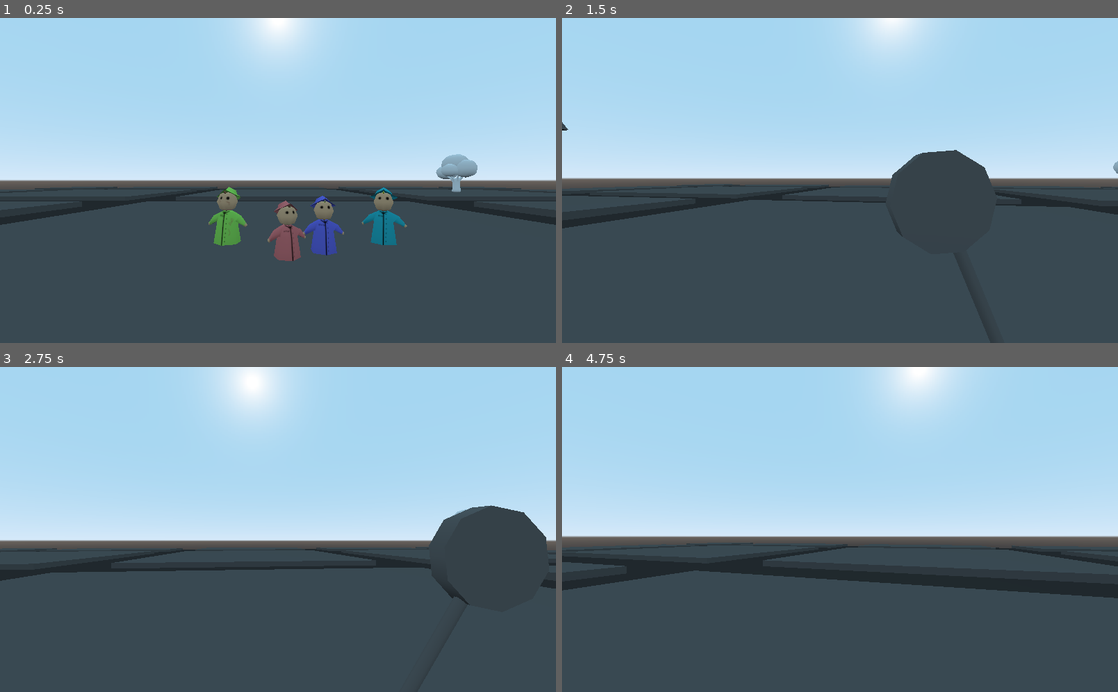
Above: before the commit, frames 1-4 (two rows, left to right).
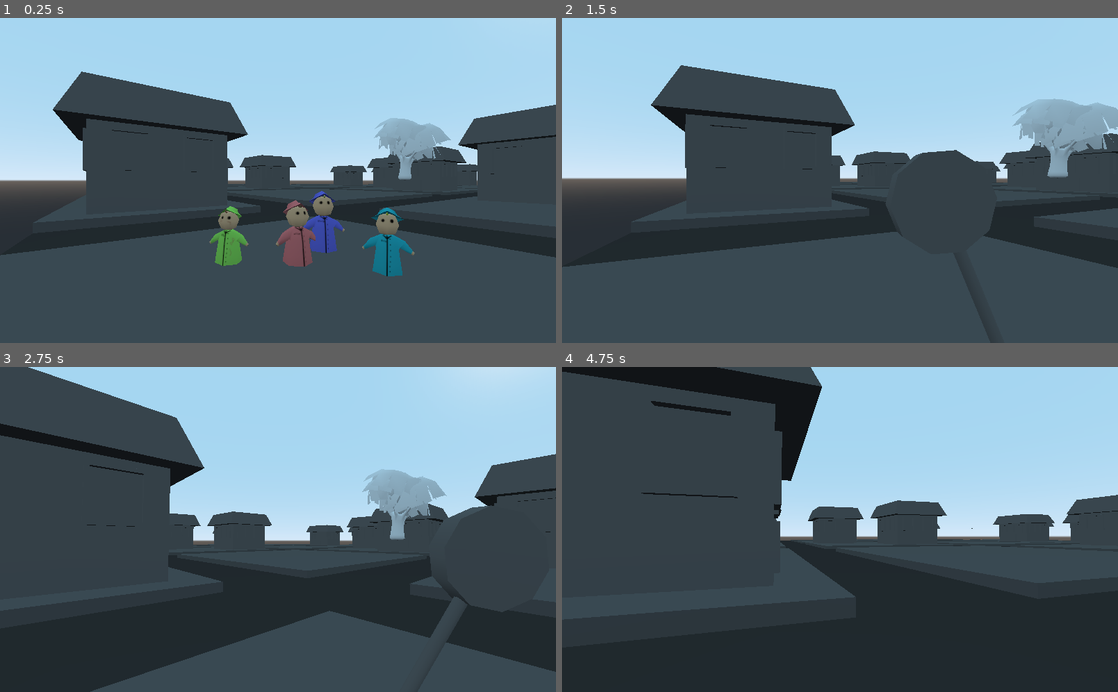
Above: after the commit, the same moments.

Repository: Rustywolf/GGJ2021
Game: Godot game, scene res://World.tscn
Same seed, same stepped clock (60 frames per second), same inputs: the game is played once before the commit and once after it.
Inputs (mouse positions are in pixels of both pictures, inside the frame that each line leads up to):
- Up to frame 1 (0.25 s): no input
- Up to frame 2 (1.5 s): move the mouse to (867, 180) at 0.52 s; press the mouse at (867, 180) at 0.53 s; hold W (move_forward) from 0.53 s (still down); move the mouse to (812, 180) at 1.27 s; release the mouse at (812, 180) at 1.28 s; click (812, 180) at 1.35 s
- Up to frame 3 (2.75 s): keep holding W (move_forward); move the mouse to (289, 523) at 2.02 s; press the mouse at (289, 523) at 2.03 s
- Up to frame 4 (4.75 s): keep holding W (move_forward); move the mouse to (834, 536) at 2.77 s; release the mouse at (834, 536) at 2.78 s; click (834, 536) at 2.85 s; move the mouse to (878, 532) at 3.52 s; press the mouse at (878, 532) at 3.53 s; move the mouse to (795, 526) at 4.27 s; release the mouse at (795, 526) at 4.28 s; click (795, 526) at 4.35 s

The runs differ from the first frame. In frame 1, 27% of the frame differs, in the area x 0-100%, y 0-80%; in frame 2, 25%; in frame 3, 44%; in frame 4, 57%, in the area x 0-100%, y 0-100%.

Commit message:
Populated buldings, changed start pos

Diff:
--- a/World.tscn
+++ b/World.tscn
@@ -15,6 +15,7 @@
 [ext_resource path="res://Scenes/Objects/TreeOne/TreeOne.tscn" type="PackedScene" id=14]
 [ext_resource path="res://Scenes/Objects/BuildingGreen/BuildingGreen.tscn" type="PackedScene" id=15]
 [ext_resource path="res://Scenes/Objects/BuildingGrey/BuildingGrey.tscn" type="PackedScene" id=16]
+[ext_resource path="res://Scenes/Objects/TreeTwo/TreeTwo.tscn" type="PackedScene" id=17]
 
 [sub_resource type="SpatialMaterial" id=1]
 albedo_texture = ExtResource( 11 )
@@ -54,8 +55,12 @@
 [node name="World" type="Spatial"]
 
 [node name="Rosie" parent="." instance=ExtResource( 3 )]
-transform = Transform( 1, 0, 0, 0, 1, 0, 0, 0, 1, 2.25516, 0.579552, 2.82267 )
+transform = Transform( 0.57911, 0, 0.815249, 0, 1, 0, -0.815249, 0, 0.57911, 44.7609, 0.579552, 42.7904 )
 first_name = "Rosie"
+speed = 5.0
+found_radius = 5.0
+attentive_radius = 12.0
+attentive_time = 4.0
 
 [node name="Body" type="Spatial" parent="Rosie"]
 transform = Transform( 0.5, 0, 0, 0, 0.5, 0, 0, 0, 0.5, 0, 0, 0 )
@@ -67,8 +72,12 @@
 material/0 = null
 
 [node name="Eloise" parent="." instance=ExtResource( 3 )]
-transform = Transform( 1, 0, 0, 0, 1, 0, 0, 0, 1, 0.877334, 0.814044, 2.82267 )
+transform = Transform( 0.57911, 0, 0.815249, 0, 1, 0, -0.815249, 0, 0.57911, 43.963, 0.814044, 43.9137 )
 first_name = "Eloise"
+speed = 3.0
+found_radius = 5.0
+attentive_radius = 6.0
+attentive_time = 16.0
 
 [node name="Body" type="Spatial" parent="Eloise"]
 transform = Transform( 0.5, 0, 0, 0, 0.5, 0, 0, 0, 0.5, 0, 0, 0 )
@@ -80,8 +89,11 @@
 material/0 = null
 
 [node name="Nathan" parent="." instance=ExtResource( 3 )]
-transform = Transform( 1, 0, 0, 0, 1, 0, 0, 0, 1, -0.897424, 0.58818, 2.82267 )
+transform = Transform( 0.57911, 0, 0.815249, 0, 1, 0, -0.815249, 0, 0.57911, 42.9352, 0.58818, 45.3605 )
 first_name = "Nathan"
+found_radius = 5.0
+attentive_radius = 15.0
+attentive_time = 8.0
 
 [node name="Body" type="Spatial" parent="Nathan"]
 transform = Transform( 0.5, 0, 0, 0, 0.5, 0, 0, 0, 0.5, 0, 0, 0 )
@@ -93,8 +105,11 @@
 material/0 = null
 
 [node name="Oliver" parent="." instance=ExtResource( 3 )]
-transform = Transform( 1, 0, 0, 0, 1, 0, 0, 0, 1, 0.0143886, 0.691596, 2.91548 )
+transform = Transform( 0.57911, 0, 0.815249, 0, 1, 0, -0.815249, 0, 0.57911, 43.5389, 0.691596, 44.6709 )
 first_name = "Oliver"
+speed = 4.0
+attentive_radius = 9.0
+attentive_time = 12.0
 
 [node name="Body" type="Spatial" parent="Oliver"]
 transform = Transform( 0.5, 0, 0, 0, 0.5, 0, 0, 0, 0.5, 0, 0, 0 )
@@ -105,7 +120,7 @@
 material/0 = SubResource( 5 )
 
 [node name="Player" parent="." instance=ExtResource( 4 )]
-transform = Transform( 1, 0, 0, 0, 1, 0, 0, 0, 1, 0, 0, 7.78486 )
+transform = Transform( 0.57911, 0, 0.815249, 0, 1, 0, -0.815249, 0, 0.57911, 47.5003, 0, 47.5026 )
 
 [node name="Navigation" type="Navigation" parent="."]
 transform = Transform( 1, 0, 0, 0, 1, 0, 0, 0, 1, 0.00634289, 4.76837e-07, -0.0219002 )
@@ -122,18 +137,90 @@
 transform = Transform( 1, 0, 0, 0, 1, 0, 0, 0, 1, -0.00634289, -4.76837e-07, 0.0219002 )
 
 [node name="BuildingGrey" parent="Navigation/NavigationMeshInstance/Buildings" instance=ExtResource( 16 )]
-transform = Transform( 0.5, 0, 0, 0, 0.5, 0, 0, 0, 0.5, -23.0654, 0, 0 )
+transform = Transform( -0.5, 0, -1.62921e-07, 0, 0.5, 0, 1.62921e-07, 0, -0.5, -20.037, 0, 4.98707 )
+
+[node name="BuildingGrey2" parent="Navigation/NavigationMeshInstance/Buildings" instance=ExtResource( 16 )]
+transform = Transform( -8.14603e-08, 0, -0.5, 0, 0.5, 0, 0.5, 0, -8.14603e-08, -29.9421, 0, -4.92076 )
+
+[node name="BuildingGrey3" parent="Navigation/NavigationMeshInstance/Buildings" instance=ExtResource( 16 )]
+transform = Transform( 0.000776893, 0, -0.499999, 0, 0.5, 0, 0.499999, 0, 0.000776893, 4.907, 0, 20.0902 )
+
+[node name="BuildingGrey4" parent="Navigation/NavigationMeshInstance/Buildings" instance=ExtResource( 16 )]
+transform = Transform( 0.499999, 0, 0.000776648, 0, 0.5, 0, -0.000776648, 0, 0.499999, -4.98544, 0, 30.0107 )
+
+[node name="BuildingGrey10" parent="Navigation/NavigationMeshInstance/Buildings" instance=ExtResource( 16 )]
+transform = Transform( -0.00188476, 0, -0.499996, 0, 0.5, 0, 0.499996, 0, -0.00188476, -44.9993, 0, 45.0289 )
+
+[node name="BuildingGrey5" parent="Navigation/NavigationMeshInstance/Buildings" instance=ExtResource( 16 )]
+transform = Transform( 0.499998, 0, 0.00130054, 0, 0.5, 0, -0.00130054, 0, 0.499998, 20.0071, 0, -4.95166 )
+
+[node name="BuildingGrey6" parent="Navigation/NavigationMeshInstance/Buildings" instance=ExtResource( 16 )]
+transform = Transform( -0.0013003, 0, 0.499998, 0, 0.5, 0, -0.499998, 0, -0.0013003, 29.938, 0, 4.93037 )
+
+[node name="BuildingGrey9" parent="Navigation/NavigationMeshInstance/Buildings" instance=ExtResource( 16 )]
+transform = Transform( -0.0013003, 0, 0.499998, 0, 0.5, 0, -0.499998, 0, -0.0013003, 45.0616, 0, -45.0059 )
+
+[node name="BuildingGrey7" parent="Navigation/NavigationMeshInstance/Buildings" instance=ExtResource( 16 )]
+transform = Transform( 0.00590753, 0, 0.499965, 0, 0.5, 0, -0.499965, 0, 0.00590753, -4.97591, 0, -20.1936 )
+
+[node name="BuildingGrey11" parent="Navigation/NavigationMeshInstance/Buildings" instance=ExtResource( 16 )]
+transform = Transform( -0.499884, 0, 0.01075, 0, 0.5, 0, -0.01075, 0, -0.499884, -45.0354, 0, -45.1628 )
+
+[node name="BuildingGrey8" parent="Navigation/NavigationMeshInstance/Buildings" instance=ExtResource( 16 )]
+transform = Transform( -0.499965, 0, 0.00590777, 0, 0.5, 0, -0.00590777, 0, -0.499965, 5.04826, 0, -29.9809 )
 
 [node name="BuildingRed" parent="Navigation/NavigationMeshInstance/Buildings" instance=ExtResource( 7 )]
-transform = Transform( 0.5, 0, 0, 0, 0.5, 0, 0, 0, 0.5, 26.419, 0, 22.5172 )
+transform = Transform( 0.5, 0, 0, 0, 0.5, 0, 0, 0, 0.5, 45.0346, 0, 20.0891 )
+
+[node name="BuildingRed4" parent="Navigation/NavigationMeshInstance/Buildings" instance=ExtResource( 7 )]
+transform = Transform( 0.5, 0, 0, 0, 0.5, 0, 0, 0, 0.5, 45.0346, 0, 4.80818 )
+
+[node name="BuildingRed5" parent="Navigation/NavigationMeshInstance/Buildings" instance=ExtResource( 7 )]
+transform = Transform( 0.5, 0, 0, 0, 0.5, 0, 0, 0, 0.5, 45.0346, 0, -19.9982 )
+
+[node name="BuildingRed2" parent="Navigation/NavigationMeshInstance/Buildings" instance=ExtResource( 7 )]
+transform = Transform( 5.96244e-09, 0, -0.5, 0, 0.5, 0, 0.5, 0, 5.96244e-09, 29.9691, 0, 45.0318 )
+
+[node name="BuildingRed3" parent="Navigation/NavigationMeshInstance/Buildings" instance=ExtResource( 7 )]
+transform = Transform( 5.96244e-09, 0, -0.5, 0, 0.5, 0, 0.5, 0, 5.96244e-09, 4.92054, 0, 45.0318 )
+
+[node name="BuildingRed6" parent="Navigation/NavigationMeshInstance/Buildings" instance=ExtResource( 7 )]
+transform = Transform( 5.96244e-09, 0, -0.5, 0, 0.5, 0, 0.5, 0, 5.96244e-09, -20.0978, 0, 45.0318 )
 
 [node name="BuildingGreen" parent="Navigation/NavigationMeshInstance/Buildings" instance=ExtResource( 15 )]
-transform = Transform( 0.5, 0, 0, 0, 0.5, 0, 0, 0, 0.5, 25.234, 0, 0 )
+transform = Transform( -8.14603e-08, 0, 0.5, 0, 0.5, 0, -0.5, 0, -8.14603e-08, -20.0435, 0, -44.9544 )
+
+[node name="BuildingGreen4" parent="Navigation/NavigationMeshInstance/Buildings" instance=ExtResource( 15 )]
+transform = Transform( -8.14603e-08, 0, 0.5, 0, 0.5, 0, -0.5, 0, -8.14603e-08, 4.8484, 0, -44.9544 )
+
+[node name="BuildingGreen6" parent="Navigation/NavigationMeshInstance/Buildings" instance=ExtResource( 15 )]
+transform = Transform( -8.14603e-08, 0, 0.5, 0, 0.5, 0, -0.5, 0, -8.14603e-08, 20.0425, 0, -44.9544 )
+
+[node name="BuildingGreen2" parent="Navigation/NavigationMeshInstance/Buildings" instance=ExtResource( 15 )]
+transform = Transform( -0.5, 0, -1.62921e-07, 0, 0.5, 0, 1.62921e-07, 0, -0.5, -45.3185, 0, -20.1612 )
+
+[node name="BuildingGreen3" parent="Navigation/NavigationMeshInstance/Buildings" instance=ExtResource( 15 )]
+transform = Transform( -0.5, 0, -1.62921e-07, 0, 0.5, 0, 1.62921e-07, 0, -0.5, -45.3185, 0, -5.48456 )
+
+[node name="BuildingGreen5" parent="Navigation/NavigationMeshInstance/Buildings" instance=ExtResource( 15 )]
+transform = Transform( -0.5, 0, -1.62921e-07, 0, 0.5, 0, 1.62921e-07, 0, -0.5, -45.3185, 0, 20.0913 )
 
 [node name="Decoration" type="Spatial" parent="Navigation/NavigationMeshInstance"]
 
 [node name="Tree 1" parent="Navigation/NavigationMeshInstance/Decoration" instance=ExtResource( 14 )]
-transform = Transform( -3.25841e-07, 0, -2, 0, 2, 0, 2, 0, -3.25841e-07, -0.00634289, 0.24233, -7.07773 )
+transform = Transform( -4.88762e-07, 0, -3, 0, 3, 0, 3, 0, -4.88762e-07, -18.965, 0.24233, -23.1171 )
+
+[node name="Tree 2" parent="Navigation/NavigationMeshInstance/Decoration" instance=ExtResource( 14 )]
+transform = Transform( -4.88762e-07, 0, -3, 0, 3, 0, 3, 0, -4.88762e-07, 27.2581, 0.24233, 18.8663 )
+
+[node name="Tree 4" parent="Navigation/NavigationMeshInstance/Decoration" instance=ExtResource( 14 )]
+transform = Transform( -4.88762e-07, 0, -3, 0, 3, 0, 3, 0, -4.88762e-07, 18.2264, 0.24233, -18.5393 )
+
+[node name="Tree 5" parent="Navigation/NavigationMeshInstance/Decoration" instance=ExtResource( 14 )]
+transform = Transform( -4.88762e-07, 0, -3, 0, 3, 0, 3, 0, -4.88762e-07, -21.0328, 0.24233, 19.5054 )
+
+[node name="Tree 3" parent="Navigation/NavigationMeshInstance/Decoration" instance=ExtResource( 17 )]
+transform = Transform( -3.41573, 0, -3.65141, 0, 5, 0, 3.65141, 0, -3.41573, -0.0913601, 0.0590438, 0.203545 )
 
 [node name="Pavement" type="Spatial" parent="." groups=[
 "Pavement",
@@ -157,7 +244,7 @@
 use_collision = false
 
 [node name="Ground5" parent="Pavement" instance=ExtResource( 5 )]
-transform = Transform( 20, 0, 0, 0, 1, 0, 0, 0, 10, 25, 0, 45 )
+transform = Transform( 20, 0, 0, 0, 1, 0, 0, 0, 10, 25.005, 0.00254107, 44.9706 )
 use_collision = false
 
 [node name="Ground6" parent="Pavement" instance=ExtResource( 5 )]
